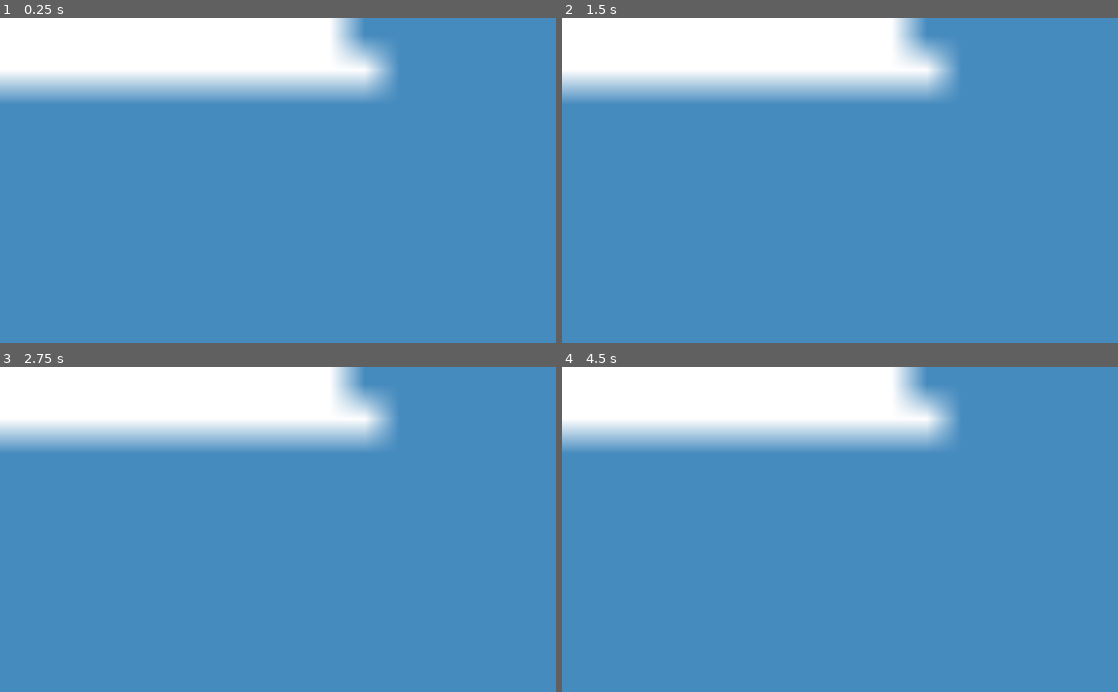
Above: before the commit, frames 1-4 (two rows, left to right).
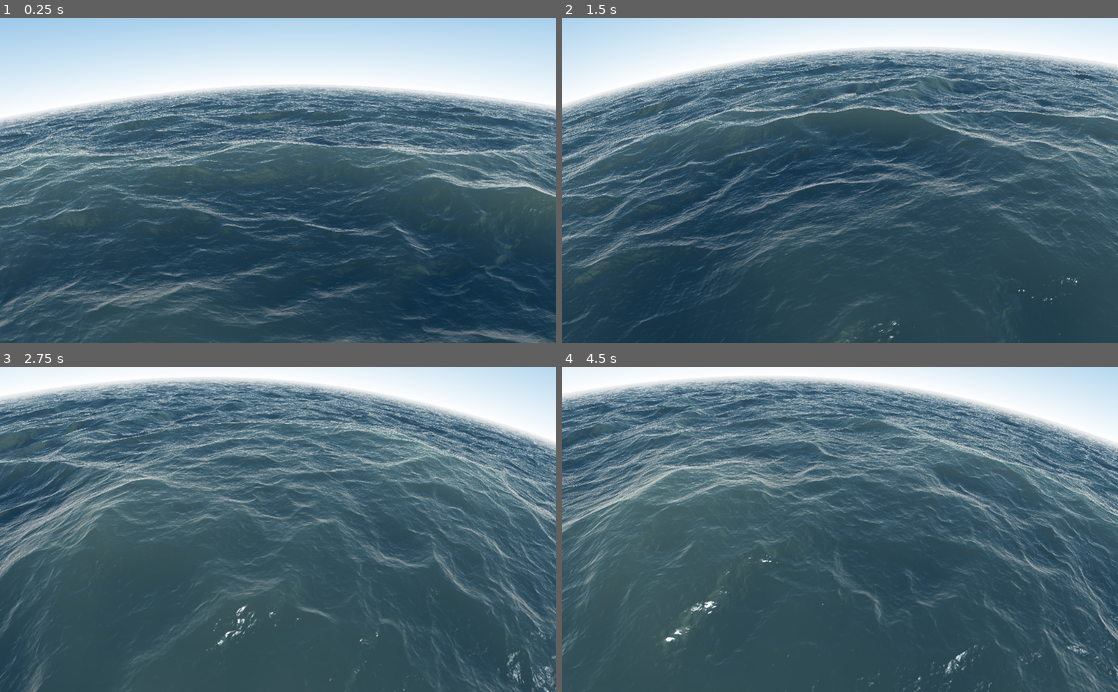
Above: after the commit, the same moments.

Repository: jospic/godot3_shaders
Game: Godot game, scene res://Node2D.tscn
Same seed, same stepped clock (60 frames per second), same inputs: the game is played once before the commit and once after it. The engine's default icon, where the game draws it, is replaced by a stand-in: a white triangle on a blue panel in a dark square.
Inputs (mouse positions are in pixels of both pictures, inside the frame that each line leads up to):
- Up to frame 1 (0.25 s): no input
- Up to frame 2 (1.5 s): move the mouse to (962, 164) at 0.52 s; press the mouse at (962, 164) at 0.53 s; move the mouse to (728, 196) at 1.27 s; release the mouse at (728, 196) at 1.28 s; click (728, 196) at 1.35 s
- Up to frame 3 (2.75 s): move the mouse to (333, 458) at 2.02 s; press the mouse at (333, 458) at 2.03 s
- Up to frame 4 (4.5 s): move the mouse to (812, 594) at 2.77 s; release the mouse at (812, 594) at 2.78 s; click (812, 594) at 2.85 s; move the mouse to (1006, 578) at 3.52 s; press the mouse at (1006, 578) at 3.53 s; move the mouse to (673, 480) at 4.27 s; release the mouse at (673, 480) at 4.28 s; click (673, 480) at 4.35 s

The runs differ from the first frame. In frame 1, 98% of the frame differs, in the area x 0-100%, y 0-100%; in frame 2, 97%; in frame 3, 97%; in frame 4, 97%.

Commit message:
Upgrade shading to 3.2 Godot

Diff:
--- a/sea-water/Node2D.tscn
+++ b/sea-water/Node2D.tscn
@@ -35,8 +35,8 @@
 uniform vec3 SEA_BASE = vec3(0.1,0.19,0.22);
 uniform vec3 SEA_WATER_COLOR = vec3(0.8,0.9,0.6);
 
-float SEA_TIME(float TIME) {
-	return (1.0 + TIME * SEA_SPEED);
+float SEA_TIME(float time) {
+	return (1.0 + time * SEA_SPEED);
 }
 
 uniform mat2 octave_m = mat2(vec2(1.6,1.2),vec2(-1.2,1.6));
@@ -90,7 +90,7 @@
     return pow(1.0-pow(wv.x * wv.y,0.65),choppy);
 }
 
-float map(vec3 p, float TIME) {
+float map(vec3 p, float time) {
 
     float freq = SEA_FREQ;
     float amp = SEA_HEIGHT;
@@ -99,8 +99,8 @@
 
     float d, h = 0.0;
     for(int i = 0; i < ITER_GEOMETRY; i++) {
-    	d = sea_octave((uv+SEA_TIME(TIME))*freq,choppy);
-    	d += sea_octave((uv-SEA_TIME(TIME))*freq,choppy);
+    	d = sea_octave((uv+SEA_TIME(time))*freq,choppy);
+    	d += sea_octave((uv-SEA_TIME(time))*freq,choppy);
         h += d * amp;
     	uv *= octave_m; freq *= 1.9; amp *= 0.22;
         choppy = mix(choppy,1.0,0.2);
@@ -108,7 +108,7 @@
     return p.y - h;
 }
 
-float map_detailed(vec3 p, float TIME) {
+float map_detailed(vec3 p, float time) {
 
     float freq = SEA_FREQ;
     float amp = SEA_HEIGHT;
@@ -117,8 +117,8 @@
 
     float d, h = 0.0;
     for(int i = 0; i < ITER_FRAGMENT; i++) {
-    	d = sea_octave((uv+SEA_TIME(TIME))*freq,choppy);
-    	d += sea_octave((uv-SEA_TIME(TIME))*freq,choppy);
+    	d = sea_octave((uv+SEA_TIME(time))*freq,choppy);
+    	d += sea_octave((uv-SEA_TIME(time))*freq,choppy);
         h += d * amp;
     	uv *= octave_m; freq *= 1.9; amp *= 0.22;
         choppy = mix(choppy,1.0,0.2);
@@ -144,26 +144,26 @@
 }
 
 // tracing
-vec3 getNormal(vec3 p, float eps, float TIME) {
+vec3 getNormal(vec3 p, float eps, float time) {
     vec3 n;
-    n.y = map_detailed(p, TIME);
-    n.x = map_detailed(vec3(p.x+eps,p.y,p.z), TIME) - n.y;
-    n.z = map_detailed(vec3(p.x,p.y,p.z+eps), TIME) - n.y;
+    n.y = map_detailed(p, time);
+    n.x = map_detailed(vec3(p.x+eps,p.y,p.z), time) - n.y;
+    n.z = map_detailed(vec3(p.x,p.y,p.z+eps), time) - n.y;
     n.y = eps;
     return normalize(n);
 }
 
-float heightMapTracing(vec3 ori, vec3 dir, out vec3 p, float TIME) {
+float heightMapTracing(vec3 ori, vec3 dir, out vec3 p, float time) {
     float tm = 0.0;
     float tx = 1000.0;
-    float hx = map(ori + dir * tx, TIME);
+    float hx = map(ori + dir * tx, time);
     if(hx > 0.0) return tx;
-    float hm = map(ori + dir * tm, TIME);
+    float hm = map(ori + dir * tm, time);
     float tmid = 0.0;
     for(int i = 0; i < NUM_STEPS; i++) {
         tmid = mix(tm,tx, hm/(hm-hx));
         p = ori + dir * tmid;
-    	float hmid = map(p, TIME);
+    	float hmid = map(p, time);
 		if(hmid < 0.0) {
         	tx = tmid;
             hx = hmid;
@@ -230,7 +230,8 @@
 
 [node name="Sprite" type="Sprite" parent="."]
 material = SubResource( 2 )
-scale = Vector2( 64, 64 )
+position = Vector2( 1186.4, 288.725 )
+scale = Vector2( 101.075, 73.0226 )
 texture = ExtResource( 1 )
 script = ExtResource( 2 )
 
@@ -238,6 +239,5 @@
 
 [node name="CollisionShape2D" type="CollisionShape2D" parent="Sprite/Area2D"]
 shape = SubResource( 3 )
-
 [connection signal="mouse_entered" from="Sprite/Area2D" to="Sprite" method="_on_Area2D_mouse_entered"]
 [connection signal="mouse_exited" from="Sprite/Area2D" to="Sprite" method="_on_Area2D_mouse_exited"]
Not shown, changed: sea-water/icon.png.import
Not shown, changed: sea-water/thumb/gdscript.png.import
